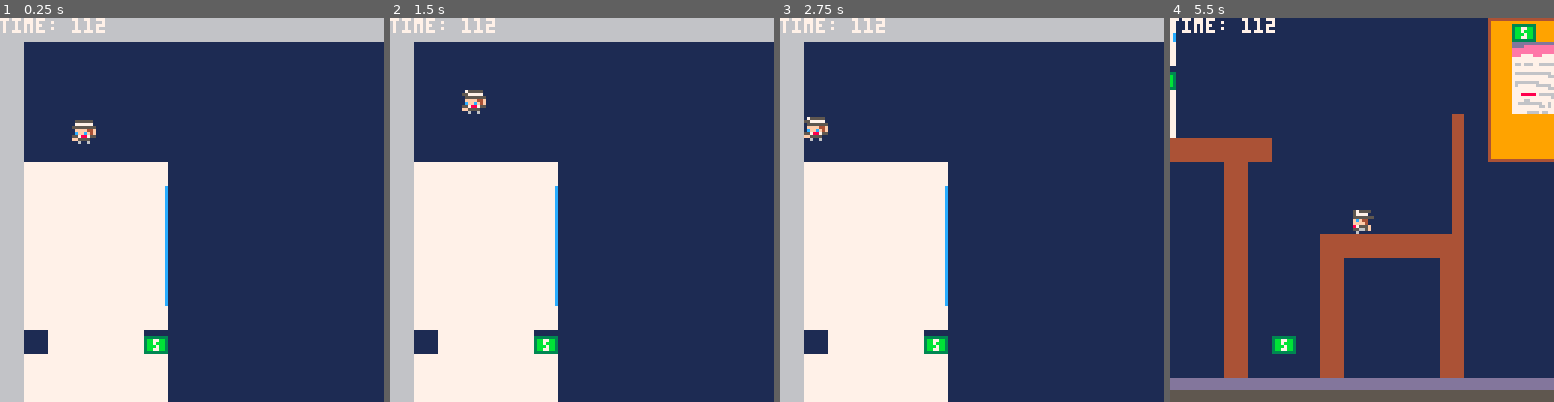
Above: before the commit, frames 1-4 (left to right).
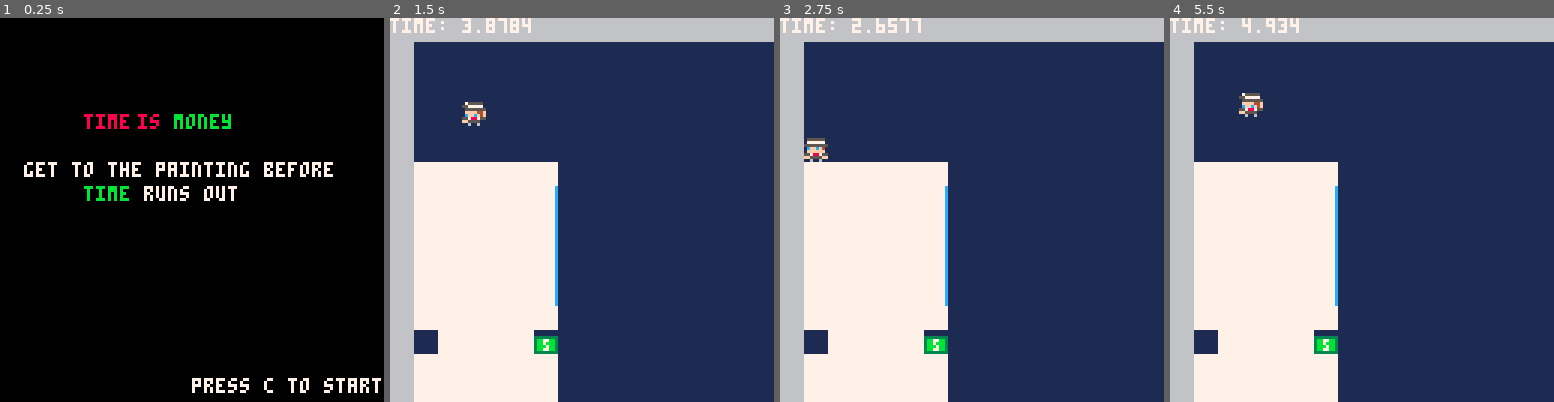
Above: after the commit, the same moments.

Repository: MillsLogan/time_is_money
Game: PICO-8 cartridge pico_8_main.p8
The game is run twice, just before and just after one commit, with the same random seed, the same clock (stepped at 60 frames per second) and the same inputs.
Inputs:
- Up to frame 1 (0.25 s): no input
- Up to frame 2 (1.5 s): tap O (Z key) at 0.33, 0.7, 1.43 s; tap X (X key) at 1.07 s
- Up to frame 3 (2.75 s): hold Left 1.97-2.37 s; tap X (X key) at 2.07, 2.4, 2.73 s; tap O (Z key) at 2.22 s
- Up to frame 4 (5.5 s): hold Right 2.87-3.53 s; tap X (X key) every 0.33 s from 3.07 to 5.4 s; tap O (Z key) at 3.1, 3.98, 4.87 s; hold Right 4.13-4.53 s; hold Left from 5.13 s (still down)

The runs differ from the first frame. In frame 1, 99% of the frame differs, in the area x 0-100%, y 0-100%; in frame 2, 0.7%; in frame 3, 0.9%; in frame 4, 51%.

Commit message:
Basically finished game, need to add sounds

Diff:
--- a/collectable.lua
+++ b/collectable.lua
@@ -5,18 +5,29 @@
         w = 8,
         h = 8,
         anim = animation,
-        collected = false
+        collected = false,
+        show_collect = true,
+        distance = 0 --distance travelled after collection
     }
 
     function collectable:update()
-        if self.collected then
+        if self.collected and not self.show_collect then
             return
+        elseif self.collected and self.show_collect then
+            self.distance += 1
+            if self.distance > 16 then
+                self.show_collect = false
+            end
         end
+
         self.anim:update()
     end
 
     function collectable:draw()
-        if self.collected then
+        if self.collected and not self.show_collect then
+            return
+        elseif self.collected and self.show_collect then
+            print("+3s", self.x, self.y-self.distance, 11)
             return
         end
         spr(self.anim.sp, self.x, self.y)
@@ -25,12 +36,16 @@
     return collectable
 end
 
+
 function new_money(x, y)
     local money = new_collectable(x, y, new_animation(5, 8, 0.1, 4))
 
     function money:collect()
         sfx(0)
         self.collected = true
+        collected_money += 1
+        timer += 3
+        print("+3s", self.x, self.y, 11)
     end
 
     function money:check_collision(player)
--- a/enemy.lua
+++ b/enemy.lua
@@ -1,42 +1,53 @@
-function new_enemy(_x, _y, animation)
+function new_enemy(_x, _y, animation, _flip)
     local enemy = {
         x = _x,
         y = _y,
         w = 8,
         h = 8,
         anim = animation,
-        defated = false
+        flip = _flip,
+        defeated = false,
+        distance = 0
     }
 
     function enemy:update()
-        if self.defated then
+        if self.defeated and self.distance > 8 then
+            return
+        elseif self.defeated then
+            self.distance += 1
+            self.y += 1
             return
         end
+
         self.anim:update()
     end
 
     function enemy:draw()
-        if self.defeated then
+        if self.defeated and self.distance > 8 then
             return
         end
-        spr(self.anim.sp, self.x, self.y)
+        spr(self.anim.sp, self.x, self.y, 1, 1, self.flip, self.defeated)
     end
 
     return enemy
 end
 
-function new_fly(x, y)
-    local fly = new_enemy(x,y, new_animation(80,83,0.1,0))
+function new_fly(x, y, flip)
+    local fly = new_enemy(x,y, new_animation(80,83,0.01,0), flip)
 
-    function fly:check_collision(player)
+    function fly:check_collision(player, prev_player_y)
         if self.defeated then
             return
         end
 
         if player.x + player.w > self.x and player.x < self.x + self.w and player.y + player.h > self.y and player.y < self.y + self.h then
-            player.dy = player.jumppower
-            self.defeated = true
-            return true
+            if prev_player_y + player.h <=self.y then
+                sfx(0)
+                self.defeated = true
+                player.dy = player.jumppower
+            else
+                death()
+            end
         end
     end
     return fly
--- a/main.lua
+++ b/main.lua
@@ -2,33 +2,70 @@
 
 
 function _init()
-  timer=112
-  gravity=0.3
+  timer=5
+  gravity=0.35
   groundfriction=0.70
   airfriction=0.98
-  collectables = {new_money(6*8, 13*8), new_money(37*8, 25*8), new_money(11*8, 24*8), new_money(37*8, 10*8), new_money(21*8, 11*8)}
-  enemies = {new_fly(35*8,16*8)}
-
+  collectables = {new_money(6*8, 13*8), new_money(37*8, 25*8), new_money(11*8, 24*8), new_money(37*8, 10*8), new_money(21*8, 11*8), new_money(28*8, 21*8)}
+  enemies = {new_fly(35*8,16*8), new_fly(26*8, 25*8), new_fly(23*8, 7*8, false)}
+  extra_time=3
+  collected_money=0
   --map limits
   map_start=0
   map_end=41*8
   map_top=0
   map_bottom=27*8
+  has_won = false
+  tries = 0
+end
+
+
+function main_screen()
+  cls()
+  print("time", 28, 32, 8)
+  print("is", 46, 32, 8)
+  print("money", 58, 32, 11)
+  print("get to the painting before ", 8, 48, 7)
+  print("time", 28, 56, 11)
+  print("runs out", 48, 56, 7)
+  print("press c to start", 64, 120, 7)
+  if btnp(4) then
+    started = true
+    hard_reset()
+  end
+end
+
+function hard_reset()
+  tries = 0
+  collected_money = 0
+  has_won = false
+  started = true
+  reset()
+  for i=1,#collectables do
+    collectables[i].collected = false
+  end
 end
 
 function reset()
+  tries+=1
   player:reset()
-  timer=30
-  collectables = {new_money(64, 80), new_money(10, 164), new_money(20, 164)}
+  timer=5 + collected_money*extra_time
+  enemies = {new_fly(35*8,16*8), new_fly(26*8, 25*8, true), new_fly(23*8, 7*8, false)}
 end
 
 function _update()
-  timer-=0.00
+  if not started or has_won then
+    return
+  end
+
+  timer-=0.033
 
   if timer<=0 then
     reset()
     return
   end
+  local prev_player_y=player.y
+
   player:update()
   for i=1,#collectables do
     collectables[i]:check_collision(player)
@@ -36,15 +73,43 @@
   end
 
   for i=1,#enemies do
-    enemies[i]:check_collision(player)
+    enemies[i]:check_collision(player, prev_player_y)
     enemies[i]:update()
   end
 
   cam:update()
 end
 
+function death()
+  reset()
+end
 
 function _draw()
+  if not started then
+    main_screen()
+    return
+  end
+
+
+  if has_won then
+    cls()
+    print("you win!", cam.x+24, cam.y+60, 7)
+    print("thanks for playing", cam.x+24, cam.y+70, 7)
+    print("press c to restart", cam.x+24, cam.y+90, 7)
+    print("time remaining: "..timer, cam.x+24, cam.y+100, 7)
+    print("tries: "..tries, cam.x+24, cam.y+110, 7)
+    player.anim = idol_a
+    player.anim:update()
+    player.y = cam.y + 80
+    player.x = cam.x + 53
+    player:draw()
+    if btnp(4) then
+      has_won = false
+      hard_reset()
+      money_collected = 0
+    end
+    return
+  end
   cls()
   map(0,0)
   for i=1,#collectables do
@@ -107,3 +172,7 @@
     return false
   end
 end
+
+function win()
+  has_won = true
+end
--- a/pico_8_main.p8
+++ b/pico_8_main.p8
@@ -106,25 +106,25 @@
 
 
 __gff__
-0001010003000000000000000001010100010001010000000000000000010000000101010101030303000000000000000000000000000000000000000000000000000000000000000000000000000000000000000000000000000000000000000000000000000000000000000000000000000000000000000000000000000000
-0000000000000003030303000000000000010100000000030300000000000000000101010101010000030300000000000101010101010100000000000000000000000000000000000000000000000000000000000000000000000000000000000000000000000000000000000000000000000000000000000000000000000000
+0001010003000000000404040401010100010001010000000004040404010000000101010101020202040404040000000000000000000000000404040400000200000000000000000000000000000000000000000000000000000000000000000000000002000000000000000000000000000000000000000000000000000000
+0000000000000002020202000000000000010100000000000000000000000000000101010101010000020200000000000101010101010100000000000000000000000000000000000000000000000000000000000000000000000000000000000000000000000000000000000000000000000000000000000000000000000000
 __map__
 1313131313131313131313131313131313131313131313131313131313131313131313131313131303030303030303030303030000000000000000000000000000000000000000000000000000000000000000000000000000000000000000000000000000000000000000000000000000000000000000000000000000000000
 1303030303030303030303030303030303030303030303030303030303030303030303030303031303030303030303030303030000000000000000000000000000000000000000000000000000000000000000000000000000000000000000000000000000000000000000000000000000000000000000000000000000000000
 1303030303030303030303030303030303131313130303030303030303030303030303030303031303030303030303030303030000000000000000000000000000000000000000000000000000000000000000000000000000000000000000000000000000000000000000000000000000000000000000000000000000000000
 1303030303030303030303030303030313030303031303030303030303030303030303030303031303030303030303030303030000000000000000000000000000000000000000000000000000000000000000000000000000000000000000000000000000000000000000000000000000000000000000000000000000000000
-1303030303030303030303030303030304040404040403030303030303030303030303030303031303030303030303030303030000000000000000000000000000000000000000000000000000000000000000000000000000000000000000000000000000000000000000000000000000000000000000000000000000000000
-1303030303030303030303030303030304090a0b0c0303030303030303030303030303030303031303030303030303030303030000000000000000000000000000000000000000000000000000000000000000000000000000000000000000000000000000000000000000000000000000000000000000000000000000000000
-1302020202020203030303030303030304191a1b1c0303030303032d2e030303030303030303031303030303030303030303030000000000000000000000000000000000000000000000000000000000000000000000000000000000000000000000000000000000000000000000000000000000000000000000000000000000
-1302020202021103030303030303030304292a2b2c0403030303033d3e1f0f03030303030303031303030303030303030303030000000000000000000000000000000000000000000000000000000000000000000000000000000000000000000000000000000000000000000000000000000000000000000000000000000000
-1302020202021103030303030303030304393a3b3c0403030326272727272728030303030303031303030303030303030303030000000000000000000000000000000000000000000000000000000000000000000000000000000000000000000000000000000000000000000000000000000000000000000000000000000000
-13020202020211030303030303030303040404040404030303030303030303030303030d0e03031303030303030303030303030000000000000000000000000000000000000000000000000000000000000000000000000000000000000000000000000000000000000000000000000000000000000000000000000000000000
+13030303030303030303030303030303602f2f2f2f6303030303030303030303030303030303031303030303030303030303030000000000000000000000000000000000000000000000000000000000000000000000000000000000000000000000000000000000000000000000000000000000000000000000000000000000
+1303030303030303030303030303030337090a0b0c0303030303030303030303030303030303031303030303030303030303030000000000000000000000000000000000000000000000000000000000000000000000000000000000000000000000000000000000000000000000000000000000000000000000000000000000
+1302020202020203030303030303030337191a1b1c0303030303032d2e030303030303030303031303030303030303030303030000000000000000000000000000000000000000000000000000000000000000000000000000000000000000000000000000000000000000000000000000000000000000000000000000000000
+1302020202021103030303030303030337292a2b2c3803030303033d3e1f0f03030303030303031303030303030303030303030000000000000000000000000000000000000000000000000000000000000000000000000000000000000000000000000000000000000000000000000000000000000000000000000000000000
+1302020202021103030303030303030337393a3b3c3803030326272727272728030303030303031303030303030303030303030000000000000000000000000000000000000000000000000000000000000000000000000000000000000000000000000000000000000000000000000000000000000000000000000000000000
+13020202020211030303030303030303613f3f3f3f62030303030303030303030303030d0e03031303030303030303030303030000000000000000000000000000000000000000000000000000000000000000000000000000000000000000000000000000000000000000000000000000000000000000000000000000000000
 13020202020211030303030303030303030303030303030303030303030303030303031d1e03031303030303030303030303030000000000000000000000000000000000000000000000000000000000000000000000000000000000000000000000000000000000000000000000000000000000000000000000000000000000
 1302020202021103030303030303030303030303103333333333333333333331032627272728031303030303030303030303030000000000000000000000000000000000000000000000000000000000000000000000000000000000000000000000000000000000000000000000000000000000000000000000000000000000
-130202020202020303030303030303030303030336878832323232a932323235030303030303031303030303030303030303030000000000000000000000000000000000000000000000000000000000000000000000000000000000000000000000000000000000000000000000000000000000000000000000000000000000
-130302020202030303030303030303030303030336a7a832aa3232323232a935030303030303031303030303030303030303030000000000000000000000000000000000000000000000000000000000000000000000000000000000000000000000000000000000000000000000000000000000000000000000000000000000
-130202020202020303030303030303030303030336b7b832ba32323232323235030303030303031303030303030303030303030000000000000000000000000000000000000000000000000000000000000000000000000000000000000000000000000000000000000000000000000000000000000000000000000000000000
-1302020202020203030303030303030303031203363232323232898a32323235030303030303031303030303030303030303030000000000000000000000000000000000000000000000000000000000000000000000000000000000000000000000000000000000000000000000000000000000000000000000000000000000
+130202020202020303030303030303030303030336323232a93232a932323235030303030303031303030303030303030303030000000000000000000000000000000000000000000000000000000000000000000000000000000000000000000000000000000000000000000000000000000000000000000000000000000000
+130302020202030303030303030303030303030336878832323232323232a935030303030303031303030303030303030303030000000000000000000000000000000000000000000000000000000000000000000000000000000000000000000000000000000000000000000000000000000000000000000000000000000000
+130202020202020303030303030303030303030336a7a832aa32323232323235030303030303031303030303030303030303030000000000000000000000000000000000000000000000000000000000000000000000000000000000000000000000000000000000000000000000000000000000000000000000000000000000
+130202020202020303030303030303030303120336b7b832ba32898a32323235030303030303031303030303030303030303030000000000000000000000000000000000000000000000000000000000000000000000000000000000000000000000000000000000000000000000000000000000000000000000000000000000
 130101010101010101010103030303030303120320343434343497983434898a030303030303031303030303030303030303030000000000000000000000000000000000000000000000000000000000000000000000000000000000000000000000000000000000000000000000000000000000000000000000000000000000
 1303010303030303030103030303030303031203030303030303a7a80303999a030303030303031303030303030303030303030000000000000000000000000000000000000000000000000000000000000000000000000000000000000000000000000000000000000000000000000000000000000000000000000000000000
 1303010303030303030103030303030303031203030303030303030303030303030303030303031303030303030303030303030000000000000000000000000000000000000000000000000000000000000000000000000000000000000000000000000000000000000000000000000000000000000000000000000000000000
--- a/player.lua
+++ b/player.lua
@@ -12,7 +12,7 @@
     max_dy = 4,
     onground = false,
     jumppower = -3,
-    walljump = 3,
+    walljump = 1.5,
     xflp = true,
     onwall = "none"
  }
@@ -94,11 +94,11 @@
 
     if btn(5) and self.onground then
         self.dy = self.jumppower
-    elseif btn(5) and self.onwall == "right" then
+    elseif btnp(5) and self.onwall == "right" then
         self.dy = self.jumppower
         self.dx = -self.walljump
         self.onwall = "none"
-    elseif btn(5) and self.onwall == "left" then
+    elseif btnp(5) and self.onwall == "left" then
         self.dy = self.jumppower
         self.dx = self.walljump
         self.onwall = "none"
@@ -131,7 +131,9 @@
 
     -- Vertical collisions
     if self.dy > 0 then
-        if not collide_map({x=new_x, y=new_y, w=self.w, h=self.h}, "down", 0) then
+        if not collide_map({x=new_x, y=new_y, w=self.w, h=self.h}, "down", 0) and
+        not collide_map({x=new_x, y=new_y, w=self.w, h=self.h}, "down", 1) then
+
             self.y = new_y
             self.onground = false
         else
@@ -172,4 +174,8 @@
     else
         self.onwall = "none"
     end
+
+    if collide_map(self, "down", 2) then
+        win()
+    end
 end
Not shown, changed: 25 lines of the sprite sheet (__gfx__) section of pico_8_main.p8
